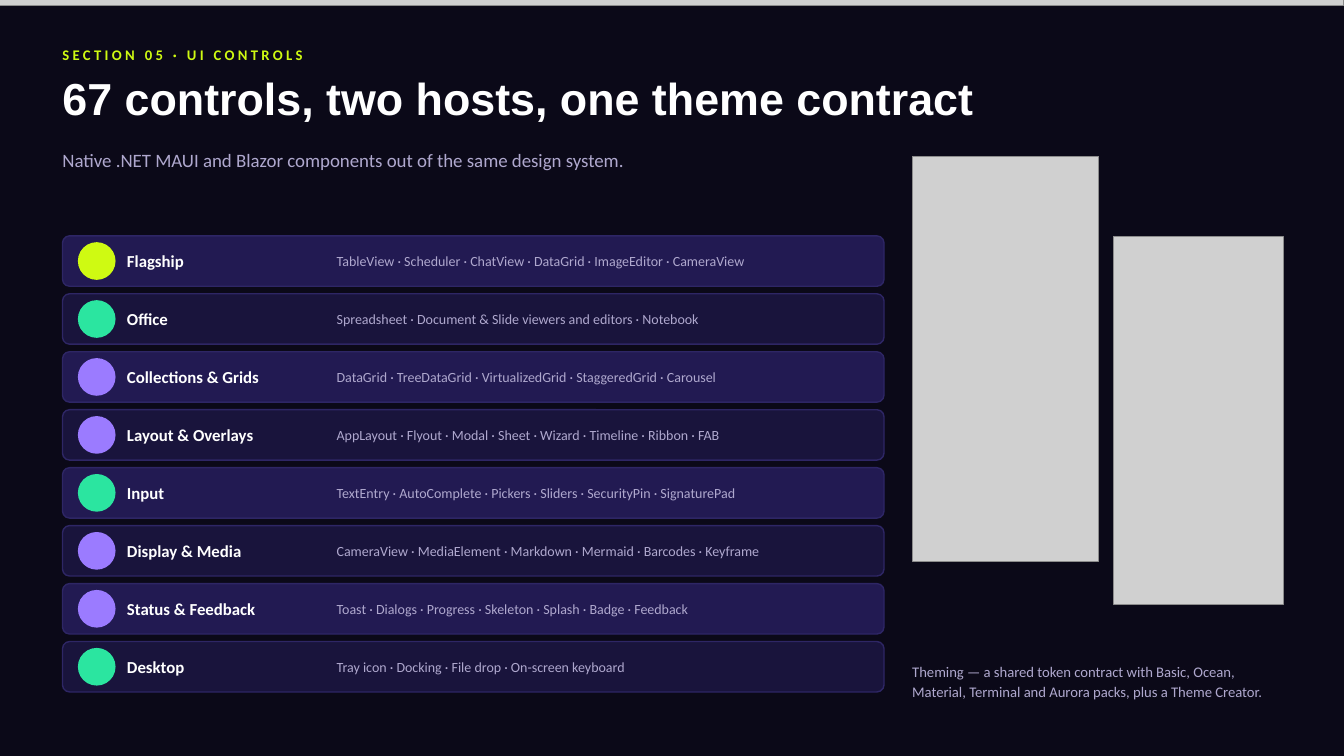
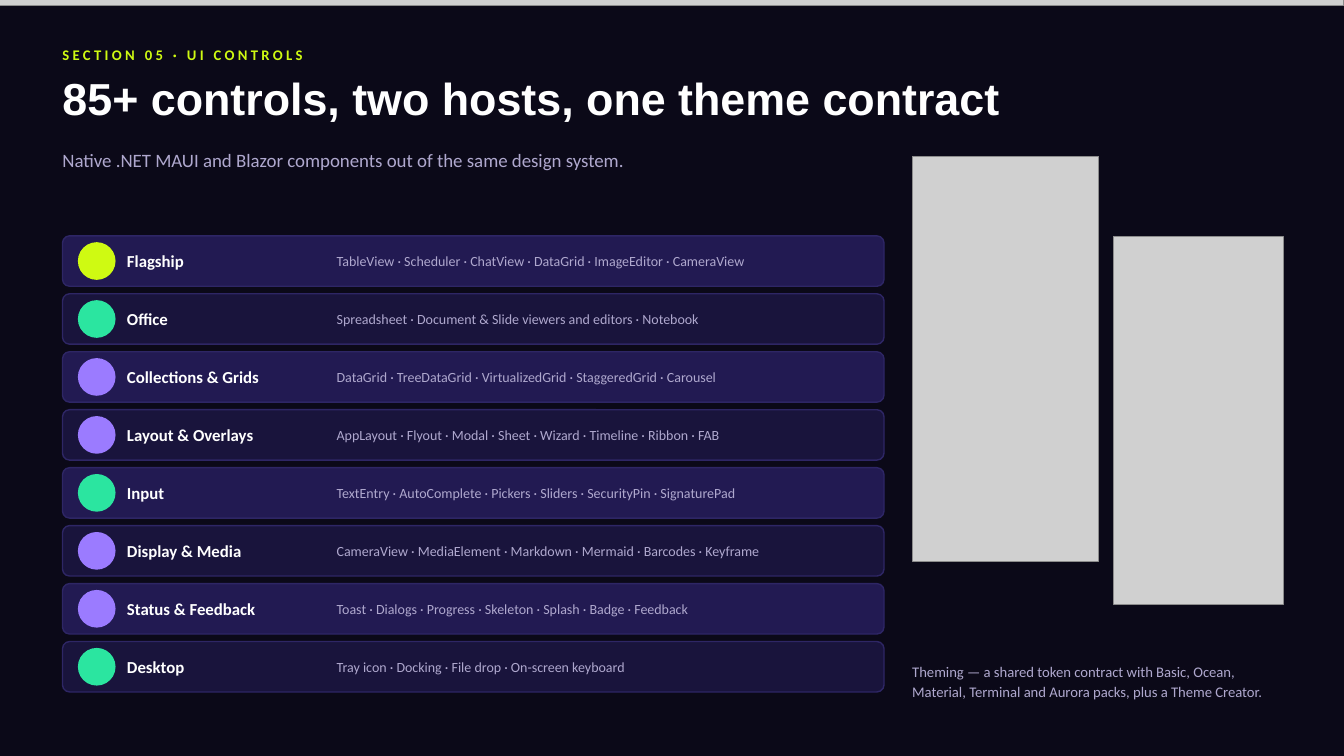
Before and after one commit to shinyorg/documentation, a slide deck: slide 19 of presentations/Shiny.NET-Overview.pptx. Drawn at 1344x756 pixels with LibreOffice and Linux fonts; fonts in the diff are those of the drawing; grey boxes stand for pictures; background and template pictures are left out. Boxes give left, top, right and bottom in pixels: in the first picture for what was removed or moved away, otherwise in the second. Text is boxed around its words. In the diff, an @@ line names an element or a change of style, - is before the commit and + after.

```diff
--- a/presentations/Shiny.NET-Overview.pptx
+++ b/presentations/Shiny.NET-Overview.pptx
@@ text at <box>62,82,1000,122</box>: text changed @@
-67 controls, two hosts, one theme contract
+85+ controls, two hosts, one theme contract
```
Also in this commit, not shown: 4 other slides changed, 37 other files.
